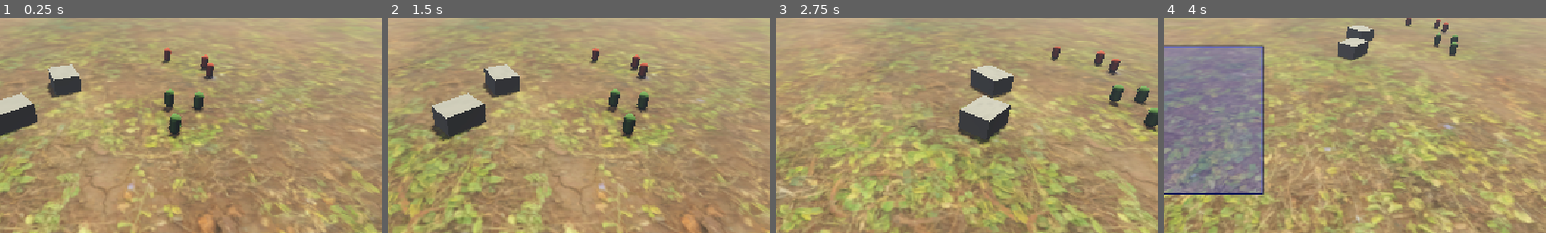
Above: before the commit, frames 1-4 (left to right).
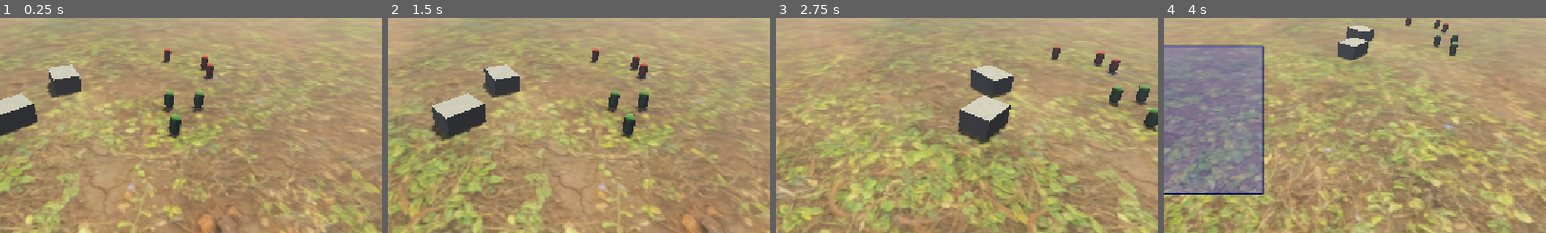
Above: after the commit, the same moments.

Repository: ssammarshall/RTS
Game: Godot game, scene res://world/maps/map_0.tscn
Two runs of this game, one before a commit and one after it. Both use one fixed random seed, a clock stepped at 60 frames per second and the inputs below.
Inputs (mouse positions are % of the whole screen's width and height, from its top left):
- Up to frame 1 (0.25 s): no input
- Up to frame 2 (1.5 s): click (36, 95) at 0.52 s; tap Enter (Enter) at 1.25 s; move the mouse to (72, 45) at 1.27 s; hold A (A) from 1.28 s (still down); click (72, 45) at 1.42 s
- Up to frame 3 (2.75 s): tap E (E) at 1.55 s; release A (A) at 2 s; drag from (30, 55) to (45, 70) at 2.02 s
- Up to frame 4 (4 s): move the mouse to (60, 28) at 2.77 s; hold S (S) 2.78-3.5 s; tap A (A) at 3.05 s; drag from (45, 70) to (20, 35) at 3.52 s
The pictures show only the part of the screen within x 32-82%, y 29-79%; the shares and areas given below are measured in that part.

The runs differ from the first frame. In frame 1, 0.1% of the frame differs, in the area x 42-54%, y 19-45%; in frame 2, 0.1%; in frame 3, 0.2%, in the area x 72-98%, y 15-41%; in frame 4, less than 0.1%.
Error before the commit: Invalid call. Nonexistent function 'height_at' in base 'Nil'. (res://units/unit.gd:246)

Commit message:
Bug fix: units placed in a map snap to the ground once the map's heightmap is baked

Diff:
--- a/units/unit.gd
+++ b/units/unit.gd
@@ -241,9 +241,16 @@
 	_snap_to_ground()
 	reset_physics_interpolation()
 
+# A unit placed in a map enters the tree before the map has baked its heightmap, so it snaps, once it's baked.
 func _snap_to_ground() -> void:
 	var map := Map.current
-	if map: global_position.y = map.get_heightmap().height_at(global_position.x, global_position.z) + height * 0.5
+	if not map: return
+	var heightmap := map.get_heightmap()
+	if not heightmap:
+		if not map.heightmap_baked.is_connected(_snap_to_ground): map.heightmap_baked.connect(_snap_to_ground, CONNECT_ONE_SHOT)
+		return
+	global_position.y = heightmap.height_at(global_position.x, global_position.z) + height * 0.5
+	if body: body.global_position = global_position
 
 func _on_command_finished() -> void:
 	set_command(null)
